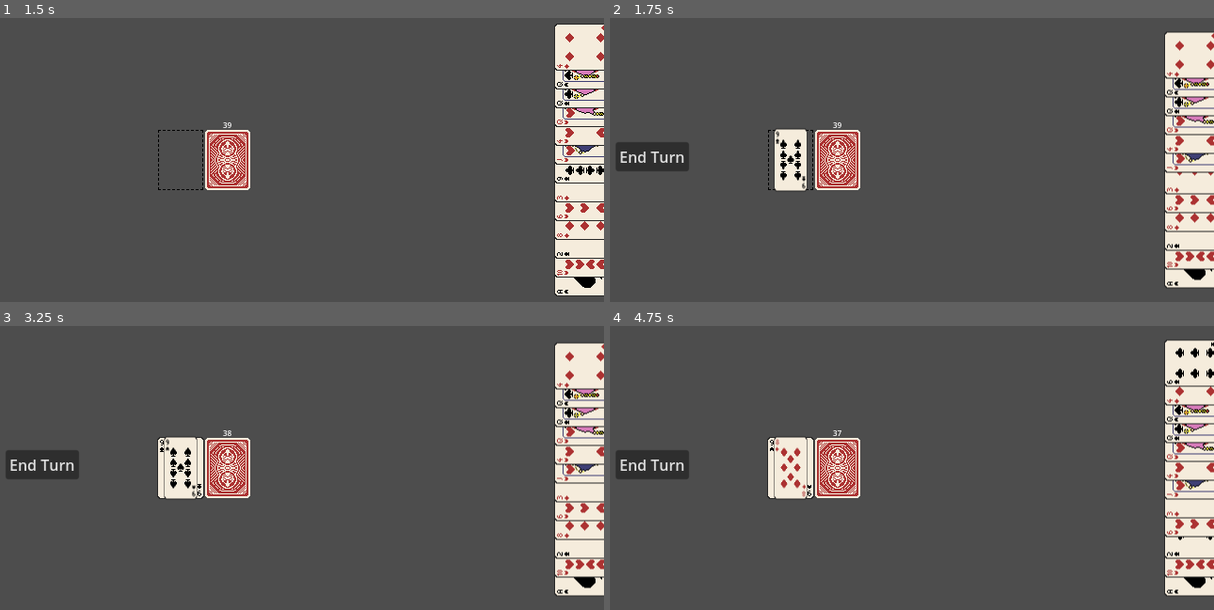
Above: before the commit, frames 1-4 (two rows, left to right).
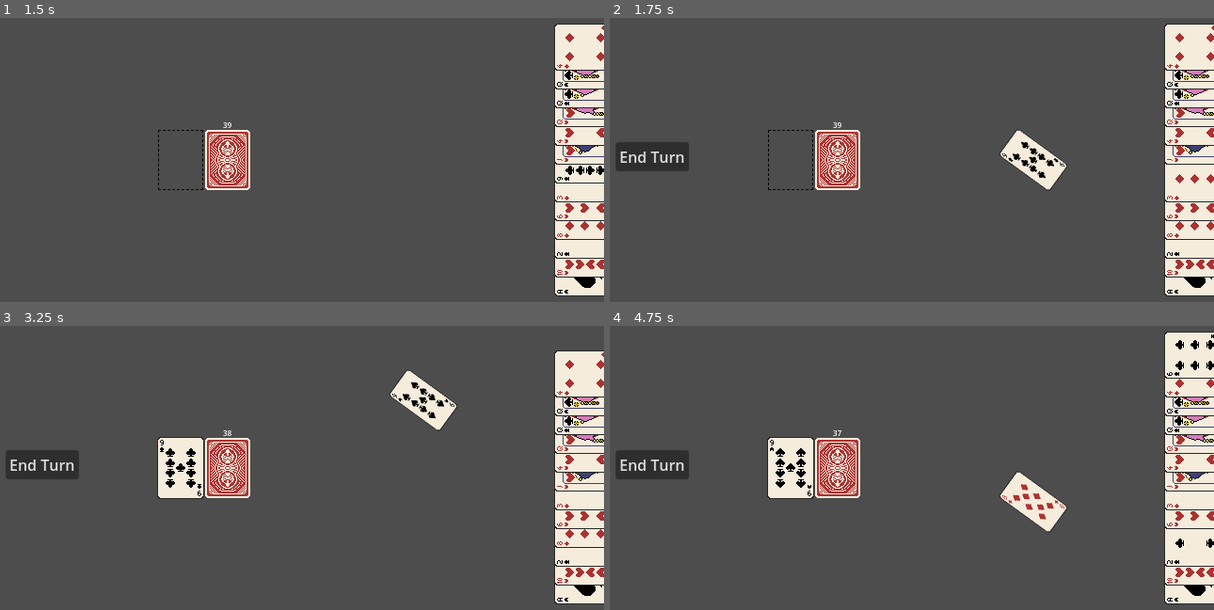
Above: after the commit, the same moments.

Repository: ajnsoriano/TongitsPlus
Game: Godot game, scene res://Scenes/main.tscn
The game is run twice, just before and just after one commit, with the same random seed, the same clock (stepped at 60 frames per second) and the same inputs.
Inputs (mouse positions are in pixels of both pictures, inside the frame that each line leads up to):
- Up to frame 1 (1.5 s): click "End Turn" at 0.5 s; tap Enter at 1.25 s; drag from (585, 273) to (585, 160) at 1.27 s
- Up to frame 2 (1.75 s): no input
- Up to frame 3 (3.25 s): click "End Turn" at 2 s; tap Space at 2.75 s; drag from (585, 561) to (585, 448) at 2.77 s
- Up to frame 4 (4.75 s): click "End Turn" at 3.5 s; tap Enter at 4.25 s; move the mouse to (1195, 541) at 4.27 s; click (1195, 541) at 4.42 s

Frame 1 is identical in both runs. In frame 2, 6.0% of the frame differs, in the area x 27-100%, y 1-99%; in frame 3, 5.2%; in frame 4, 5.5%.

Commit message:
Commit before player_hand dragging logic change

Diff:
--- a/Scripts/card_slot.gd
+++ b/Scripts/card_slot.gd
@@ -27,7 +27,7 @@
 		top_card.get_parent().remove_child(top_card)
 		card_manager_reference.add_child(top_card)
 		top_card.global_position = self.position
-		hand.add_card_to_hand(top_card, 0.1)
+		hand.add_card_to_hand(top_card, 0.5)
 		if hand != $"../PlayerHand" and !card_manager_reference.All_Face_Up:
 			top_card.get_node("AnimationPlayer").play("card_flip_down")
 			top_card.get_node("Area2D/CollisionShape2D").disabled = true
--- a/Scripts/input_manager.gd
+++ b/Scripts/input_manager.gd
@@ -11,11 +11,13 @@
 var deck_reference
 var player_hand_reference
 var card_slot_reference
+
 func _ready() -> void:
 	card_manager_reference = $"../CardManager"
 	deck_reference = $"../Deck"
 	player_hand_reference = $"../PlayerHand"
 	card_slot_reference = $"../CardSlot"
+
 func _input(event: InputEvent) -> void:
 	if event is InputEventMouseButton and event.button_index == MOUSE_BUTTON_LEFT:
 		if event.pressed:
@@ -36,7 +38,7 @@
 		if result_collision_mask == COLLISION_MASK_CARD:
 			# CARD CLICKED
 			var card_found = result[0].collider.get_parent()
-			#card_found.print_card_data()s
+			#card_found.print_card_data()
 			if card_found:
 				card_manager_reference.start_drag(card_found)
 		elif result_collision_mask == COLLISION_MASK_DECK:
--- a/Scripts/turn_manager.gd
+++ b/Scripts/turn_manager.gd
@@ -19,8 +19,8 @@
 		deck_reference.draw_card(opponent_hand)
 
 # Called every frame. 'delta' is the elapsed time since the previous frame.
-func _process(delta: float) -> void:
-	pass
+#func _process(delta: float) -> void:
+	#pass
 
 
 
@@ -34,36 +34,30 @@
 	$"../EndTurnButton".visible = false
 
 	# check discard pile
-
-	# draw card from deck
-	deck_reference.draw_card(opponent_hand)
-	turn_timer.start()
-	await turn_timer.timeout
-
-	# draw card from discard pile
-	#discard_pile.draw_top_card(opponent_hand)
-	#turn_timer.start()
-	#await turn_timer.timeout
+	var draw_from_discard = check_discard_pile(opponent_hand.opponent_hand, discard_pile)
+	if draw_from_discard:
+		#draw from discard
+		discard_pile.draw_top_card(opponent_hand)
+		turn_timer.start()
+		await turn_timer.timeout
+	else:
+		# draw card from deck
+		deck_reference.draw_card(opponent_hand)
+		turn_timer.start()
+		await turn_timer.timeout
 
 	# look for melds
-
 	var meld_result = find_melds(opponent_hand.opponent_hand)
 	var sets = meld_result["sets"]
 	var runs = meld_result["runs"]
 	var deadwood = meld_result["deadwood"]
 
-
-	# Look for sets
-	#var sets = detect_sets(opponent_hand)
 	if !sets.is_empty():
 		print("Sets:")
 		for set_ in sets:
 			for card in set_:
 				print(str(card.rank) + " of " + card.suit)
 		print("-End Sets")
-	#
-	## Look for runs
-	#var runs = detect_runs(opponent_hand)
 	if !runs.is_empty():
 		print("Runs:")
 		for run in runs:
@@ -80,7 +74,6 @@
 
 	var deadwood_value = 0
 
-
 	if !deadwood.is_empty():
 		print("Deadwood cards:")
 		for card in deadwood:
@@ -92,7 +85,7 @@
 					deadwood_value += card.rank
 
 		print("Deadwood: ", deadwood_value)
-	else:
+	if deadwood_value == 0:
 		print("TONGITS!!!")
 	# reset player deck draw
 
@@ -106,64 +99,12 @@
 
 	#high cards
 
-	var tween = hand.animate_card_to_position(card_to_discard, discard_pile.position, DEFAULT_CARD_MOVE_SPEED, true)
+	var tween = hand.animate_card_to_position(card_to_discard, discard_pile.position, 0.5, true)
 	card_to_discard.get_node("AnimationPlayer").play("card_flip_up")
 	await tween.finished
 	hand.remove_card_from_hand(card_to_discard)
 
 	discard_pile.add_card(card_to_discard)
-
-func detect_sets(hand):
-	var sets = []
-	var rank_dictionary = {}
-
-	for card in hand.opponent_hand:
-		if not rank_dictionary.has(card.rank):
-			rank_dictionary[card.rank] = []
-		rank_dictionary[card.rank].append(card)
-
-	for rank_cards in rank_dictionary.values():
-		if rank_cards.size() >= 3:
-			sets.append(rank_cards)
-
-	return sets
-
-func detect_runs(hand):
-	var runs = []
-	var suit_dictionary = {}
-
-	# Group by suit
-	for card in hand.opponent_hand:
-		if not suit_dictionary.has(card.suit):
-			suit_dictionary[card.suit] = []
-		suit_dictionary[card.suit].append(card)
-
-	#print(suit_dictionary)
-
-	# Sort and find consecutive sequences
-	for suit_cards in suit_dictionary.values():
-
-		suit_cards.sort_custom(func(a,b): return a.rank < b.rank)
-		var current_run = []
-
-		for i in range(suit_cards.size()):
-			if current_run.is_empty():
-				current_run.append(suit_cards[i])
-			else:
-				var last_card = current_run.back()
-				if suit_cards[i].rank == last_card.rank + 1:
-					current_run.append(suit_cards[i])
-				else:
-					if current_run.size() >= 3:
-						runs.append(current_run.duplicate())
-					current_run = [suit_cards[i]]
-
-		if current_run.size() >= 3:
-			runs.append(current_run)
-		#for card in suit_cards:
-			#print(str(card.rank) + " of " + card.suit)
-
-	return runs
 
 func score_card_to_discard(card, hand):
 	var score = 0
@@ -231,7 +172,7 @@
 func find_melds(hand):
 	var sets = []
 	var runs = []
-
+	var deadwood = []
 	var rank_map := {}
 	# find sets
 	for card in hand:
@@ -249,63 +190,110 @@
 	for card in hand:
 		if not suit_map.has(card.suit):
 			suit_map[card.suit] = []
-		suit_map[card.suit].append(card)
-
-	for suit in suit_map.keys():
+		if not in_any_set(card, sets):
+			suit_map[card.suit].append(card)
+
+	for suit in suit_map:
+		suit_map[suit].sort_custom(func(a, b): return a.rank < b.rank)
+
+	for suit in suit_map:
 		var cards = suit_map[suit]
-		#print("CHECKPOINT")
-		#print(cards)
-		# sort by rank
-		cards.sort_custom(func(a,b): return a.rank < b.rank)
-		#print(cards)
-		#print("END CHECKPOINT")
-		var current_run = []
-
-		for i in range(cards.size()):
-			if current_run.is_empty():
-				current_run.append(cards[i])
+		if cards.size() < 3:
+			continue
+
+		var current_run = [cards[0]]
+
+		for i in range(1, cards.size()):
+			var prev = cards[i - 1]
+			var curr = cards[i]
+
+			if curr.rank == prev.rank + 1:
+				current_run.append(curr)
 			else:
-				var last_rank = current_run.back().rank
-				if cards[i].rank == last_rank + 1:
-					current_run.append(cards[i])
-				else:
-					if current_run.size() >= 3:
-						runs.append(current_run.duplicate())
-					current_run = [cards[i]]
+				if current_run.size() >= 3:
+					runs.append(current_run.duplicate())
+				current_run = [curr]
 
 		if current_run.size() >= 3:
-			runs.append(current_run.duplicate())
-
-	# remove overlap
-	var used_cards := {}
-
-	# mark cards used in sets so they cannot appear in runs
-	for meld in sets:
-		for c in meld:
-			used_cards[c] = true
-
-	# filter runs to remove any that contain used cards
-	var final_runs := []
-	for run in runs:
-		var ok = true
-		for c in run:
-			if used_cards.has(c):
-				ok = false
-				break
-		if ok:
-			final_runs.append(run)
-			# mark run cards too
-			for c in run:
-				used_cards[c] = true
-
-	# list unmatched cards/deadwood
-	var unmatched := []
-	for c in hand:
-		if not used_cards.has(c):
-			unmatched.append(c)
+			runs.append(current_run)
+
+	#compute deadwood
+	for card in hand:
+		if not in_any_meld(card, sets) and not in_any_meld(card, runs):
+			deadwood.append(card)
 
 	return {
 		"sets": sets,
-		"runs": final_runs,
-		"deadwood": unmatched
+		"runs": runs,
+		"deadwood": deadwood
 	}
+
+func in_any_meld(card, meld_list):
+			for meld in meld_list:
+				if card in meld:
+					return true
+			return false
+
+func does_discard_complete_set(hand, card):
+	var count = 0
+	for c in hand:
+		if c.rank == card.rank:
+			count += 1
+	return count >= 2
+
+func does_discard_help_run(hand, card, runs, sets):
+	#TODO CHANGE THIS FUNCTION TO USE RUNS RETURNED IN find_melds(), CHECK IF IT EXTENDS EXISTING
+	#RUNS THEN CHECK IF CARD CAN CREATE NEW RUNS
+
+	# extends a run
+	for run in runs:
+		if run[0].suit != card.suit:
+			continue
+
+		var low = run[0].rank
+		var high = run.back().rank
+
+		if card.rank == low - 1:
+			return true
+		if card.rank == high + 1:
+			return true
+
+	# creates new run
+
+	#collect ranks of same suit that are not part of sets
+	var suit_ranks = []
+	for c in hand:
+		if c.suit == card.suit and not in_any_set(c, sets):
+			suit_ranks.append(c.rank)
+
+	# (card-2, card-1, card)
+	if suit_ranks.has(card.rank - 2) and suit_ranks.has(card.rank - 1):
+		return true
+	# (card-1, card, card+1)
+	if suit_ranks.has(card.rank - 1) and suit_ranks.has(card.rank + 1):
+		return true
+	# (card, card+1, card+2)
+	if suit_ranks.has(card.rank + 1) and suit_ranks.has(card.rank + 2):
+		return true
+
+	return false
+
+func in_any_set(card, sets):
+	for s in sets:
+		if card in s:
+			return true
+	return false
+
+func check_discard_pile(hand, discard_slot):
+	var top = discard_slot.cards_in_slot.back()
+	if top != null:
+		#complete set
+		var melds = find_melds(hand)
+		var runs = melds["runs"]
+		var sets = melds["sets"]
+		if does_discard_complete_set(hand, top):
+			return true
+		#helps run
+		if does_discard_help_run(hand, top, runs, sets):
+			return true
+	return false
